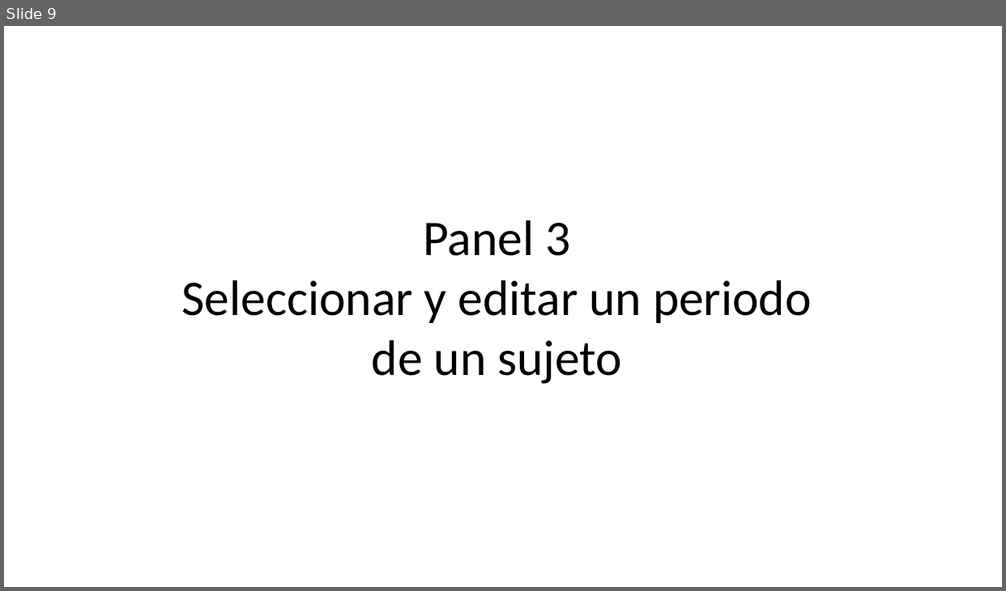
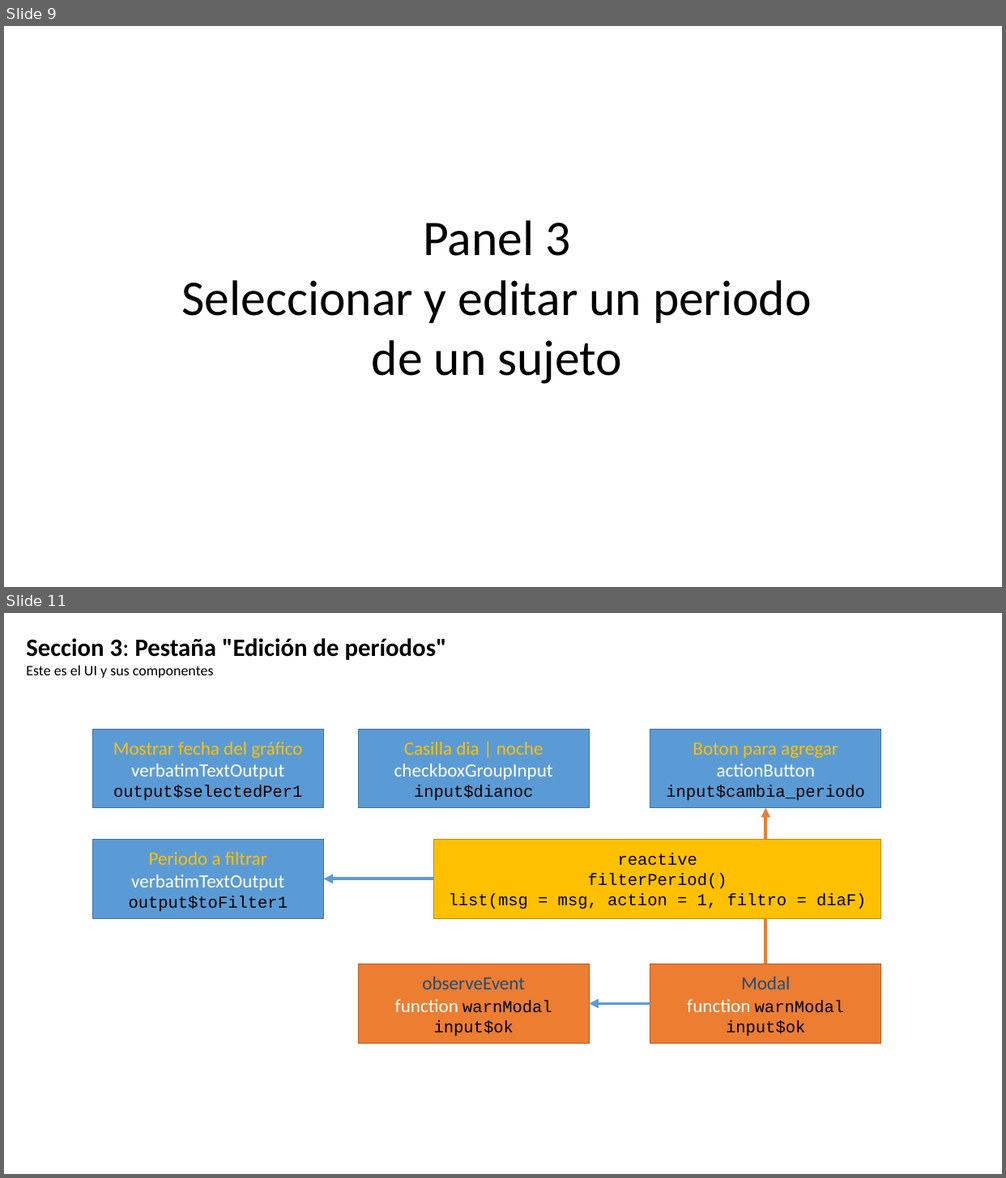
Before and after one commit to olitroski/Actigrafia, a slide deck: flujo edicion.pptx. Shown one above the other, each under a label of ours: slide 9 before the commit, slides 9 and 11 after it; the slides between them are not shown. The pictures are 1006x591 and 1006x1178 pixels, drawn with LibreOffice and Linux fonts; fonts in the diff are those of the drawing. Boxes give left, top, right and bottom in pixels: in the first picture for what was removed or moved away, otherwise in the second. Text is boxed around its words. In the diff, an @@ line names an element or a change of style, - is before the commit and + after.

Commit message:
borrado filtro
Ok + orden y duplicados en add filtro

```diff
--- a/flujo edicion.pptx
+++ b/flujo edicion.pptx
@@ slide 11 added at <box>4,613,1002,1174</box>, background #FFFFFF @@
@@ text added at <box>26,638,447,678</box>, 24 pt, text #000000, bold @@
+Seccion 3: Pestaña "Edición de períodos"
+Este es el UI y sus componentes
@@ rectangle added at <box>92,729,323,808</box>, fill #5B9BD5, outline #43739E 1 pt, 18 pt, text #FFC000 @@
+Mostrar fecha del gráfico
+verbatimTextOutput
+output$selectedPer1
@@ rectangle added at <box>358,729,589,808</box>, fill #5B9BD5, outline #43739E 1 pt, 18 pt, text #FFFFFF @@
+Casilla dia | noche
+checkboxGroupInput
+input$dianoc
@@ rectangle added at <box>650,729,880,808</box>, fill #5B9BD5, outline #43739E 1 pt, 18 pt, text #000000 @@
+Boton para agregar
+actionButton
+input$cambia_periodo
@@ arrow added from (766, 964) to (766, 808), #ED7D31 3 pt @@
@@ rectangle added at <box>92,840,323,919</box>, fill #5B9BD5, outline #43739E 1 pt, 18 pt, text #FFFFFF @@
+Periodo a filtrar
+verbatimTextOutput
+output$toFilter1
@@ rectangle added at <box>434,840,880,919</box>, fill #FFC000, outline #BD8E00 1 pt, 16 pt, text #000000 @@
+reactive
+filterPeriod()
+list(msg = msg, action = 1, filtro = diaF)
@@ arrow added from (434, 879) to (324, 879), #5B9BD5 3 pt @@
@@ rectangle added at <box>358,964,589,1043</box>, fill #ED7D31, outline #AF5C24 1 pt, 18 pt, text #000000 @@
+observeEvent
+function warnModal
+input$ok
@@ rectangle added at <box>650,964,880,1043</box>, fill #ED7D31, outline #AF5C24 1 pt, 16 pt, text #000000 @@
+Modal
+function warnModal
+input$ok
@@ arrow added from (650, 1003) to (590, 1003), #5B9BD5 3 pt @@
```
Also in this commit, not shown: 1 slide changed, 9 other files.
